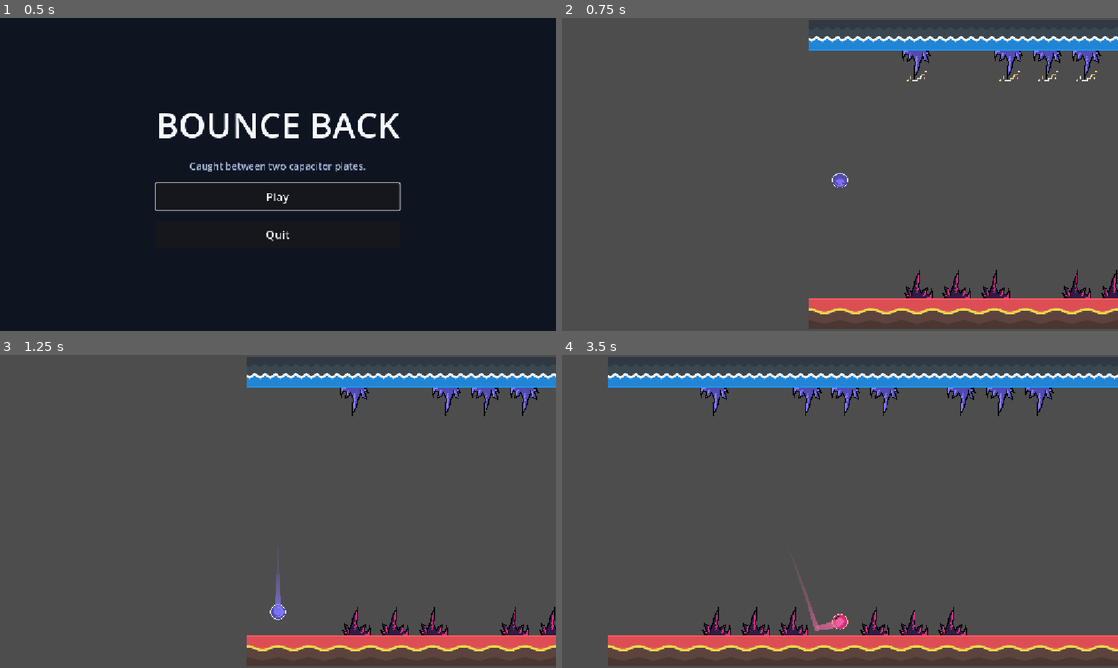
Above: before the commit, frames 1-4 (two rows, left to right).
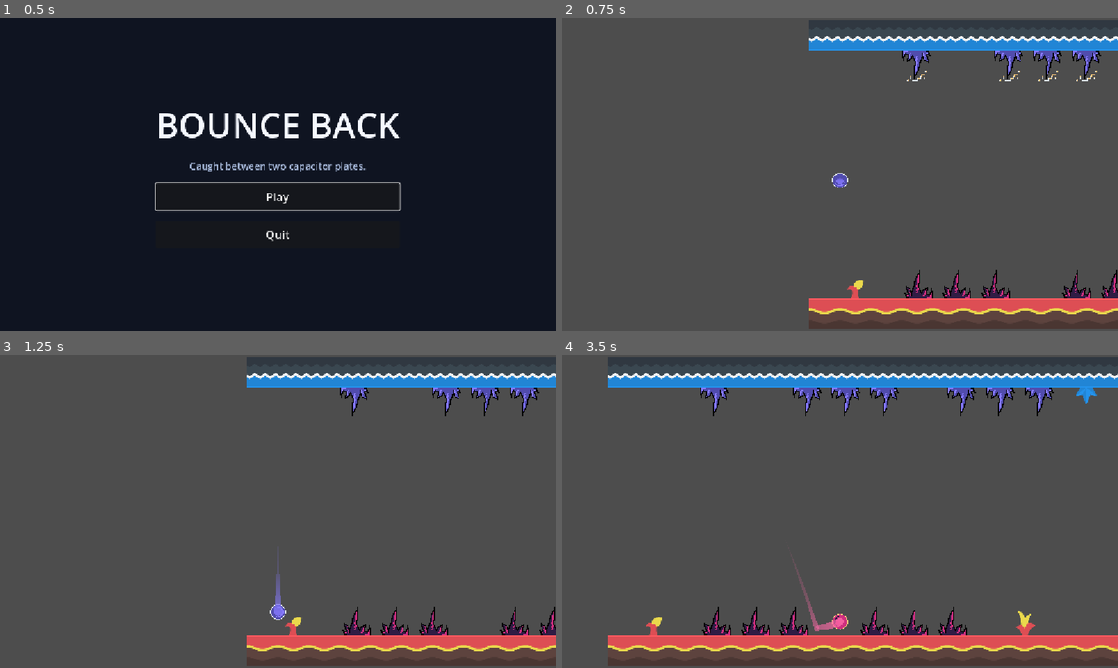
Above: after the commit, the same moments.

Repository: Unknown-device/Haven-game
Game: Godot game, scene res://ui/main_menu.tscn
The game is run twice, just before and just after one commit, with the same random seed, the same clock (stepped at 60 frames per second) and the same inputs.
Inputs (mouse positions are in pixels of both pictures, inside the frame that each line leads up to):
- Up to frame 1 (0.5 s): no input
- Up to frame 2 (0.75 s): click "Play" at 0.5 s
- Up to frame 3 (1.25 s): no input
- Up to frame 4 (3.5 s): tap Enter (ui_accept) at 1.25, 1.52 s; move the mouse to (962, 495) at 1.27 s; hold Right (ui_right) 1.28-2 s; click (962, 495) at 1.42 s; drag from (728, 527) to (817, 398) at 2.02 s; move the mouse to (895, 442) at 2.77 s; hold Right (ui_right) from 2.78 s (still down)

Frame 1 is identical in both runs. In frame 2, less than 0.1% of the frame differs, in the area x 51-55%, y 83-90%; in frame 3, less than 0.1%; in frame 4, 0.3%, in the area x 15-97%, y 10-90%.

Commit message:
floweys %) 2

Diff:
--- a/Assets/lvls/chunks/chunk01.tscn
+++ b/Assets/lvls/chunks/chunk01.tscn
@@ -7,7 +7,7 @@
 [node name="Chunk01" type="Node2D" unique_id=1019789650]
 
 [node name="terrain" type="TileMapLayer" parent="." unique_id=21880239]
-tile_map_data = PackedByteArray("AAABAP//AAACAAYAADACAP//AAA …(512 unchanged characters)… CAAAAAAAAAP//AAACAAYAADAAAAgAAAACAAAAAAA=")
+tile_map_data = PackedByteArray("AAABAP//AAACAAYAADACAP//AAA …(512 unchanged characters)… CAAAAAAAAAP//AAACAAYAADAAAAgAAAACAAAAAAAPAAAAAAAKAAQAADANAAcAAAALAAEAAAABAAcAAAAJAAEAAAA=")
 tile_set = ExtResource("1_uiio8")
 
 [node name="hazards" type="Node2D" parent="terrain" unique_id=118875605]
Not shown, added: Assets/spike_rot_animation.png.import
